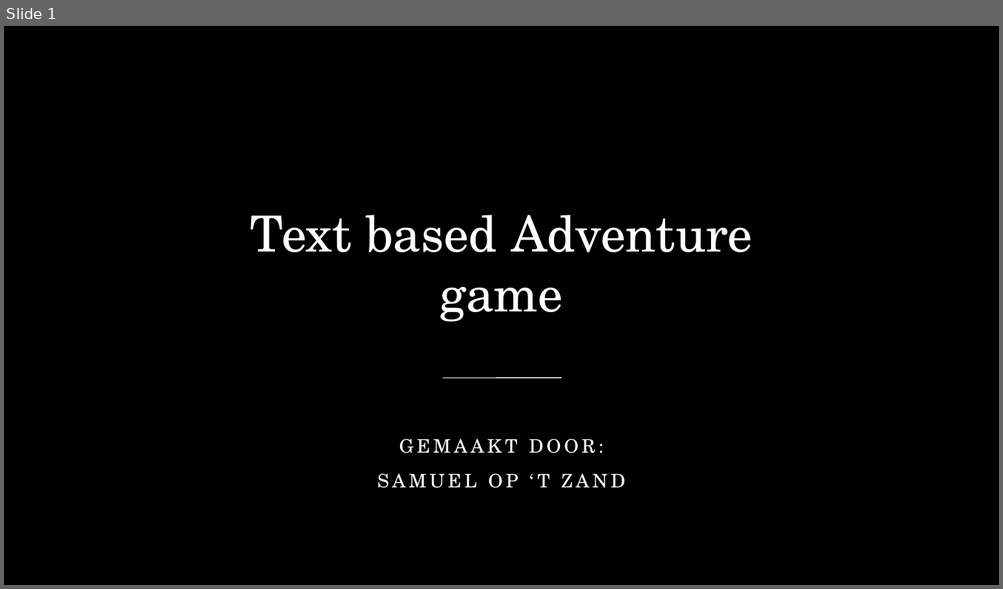
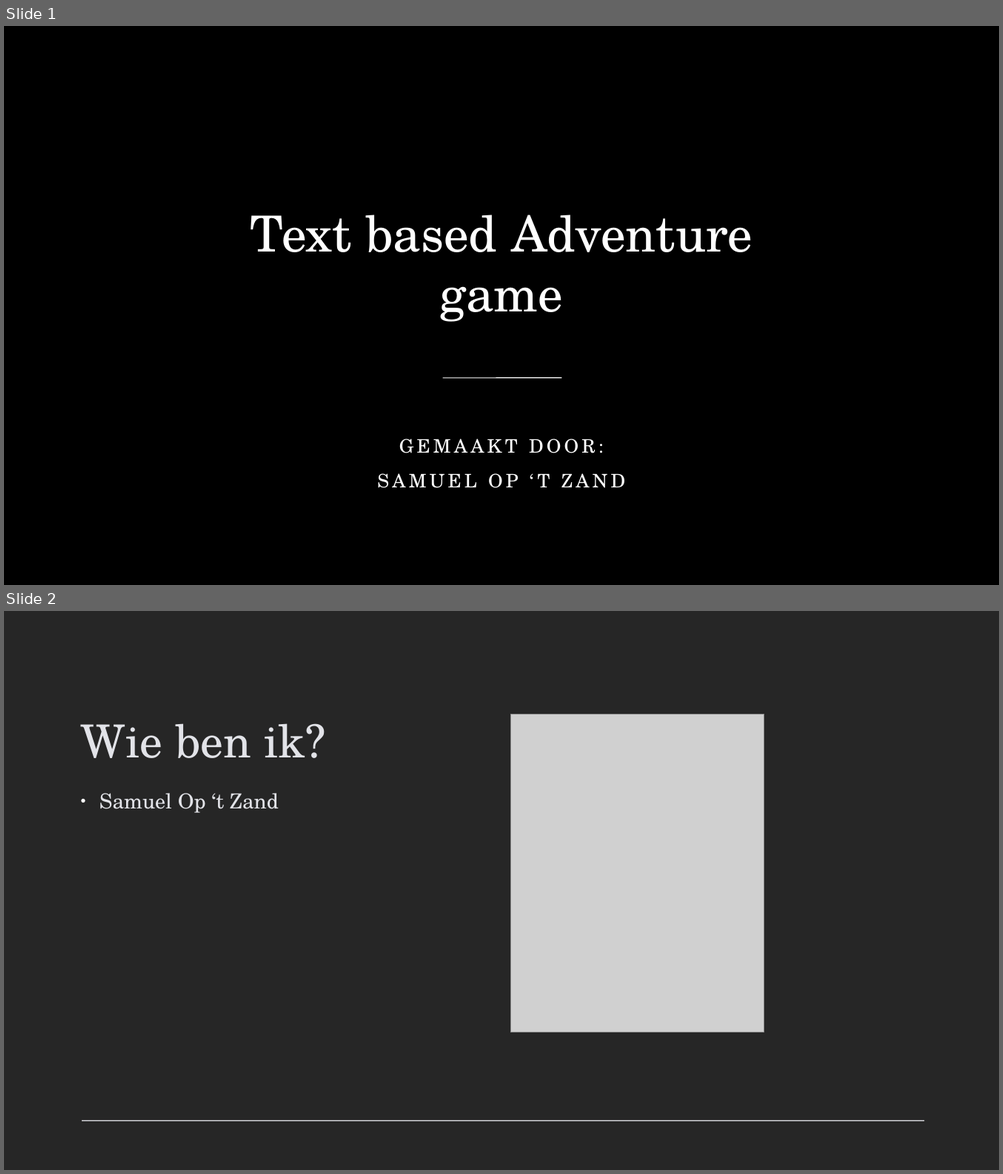
Before and after one commit to SamuelOptZand/Textbased_Adventure, a slide deck: Text based Adventure game.odp. Shown one above the other, each under a label of ours: slide 1 before the commit, slides 1 and 2 after it. The pictures are 1003x589 and 1003x1174 pixels, drawn with LibreOffice and Linux fonts; fonts in the diff are those of the drawing; grey boxes stand for pictures; background and template pictures are left out. Boxes give left, top, right and bottom in pixels: in the first picture for what was removed or moved away, otherwise in the second. Text is boxed around its words. In the diff, an @@ line names an element or a change of style, - is before the commit and + after.

```diff
--- a/Text based Adventure game.odp
+++ b/Text based Adventure game.odp
@@ slide 2 added at [4,611,999,1170], background #262626; not listed: 1 template element that a slide beside it also shows @@
@@ picture added at [511,714,764,1033] @@
@@ title added at [81,723,325,758], 44 pt, text #E2E3E8 @@
+Wie ben ik?
@@ text added at [99,793,279,813], 20 pt, text #E2E3E8 @@
+• Samuel Op ‘t Zand
```
Also in this commit, not shown: 5 other slides added, 2 slides removed, 1 other file.
